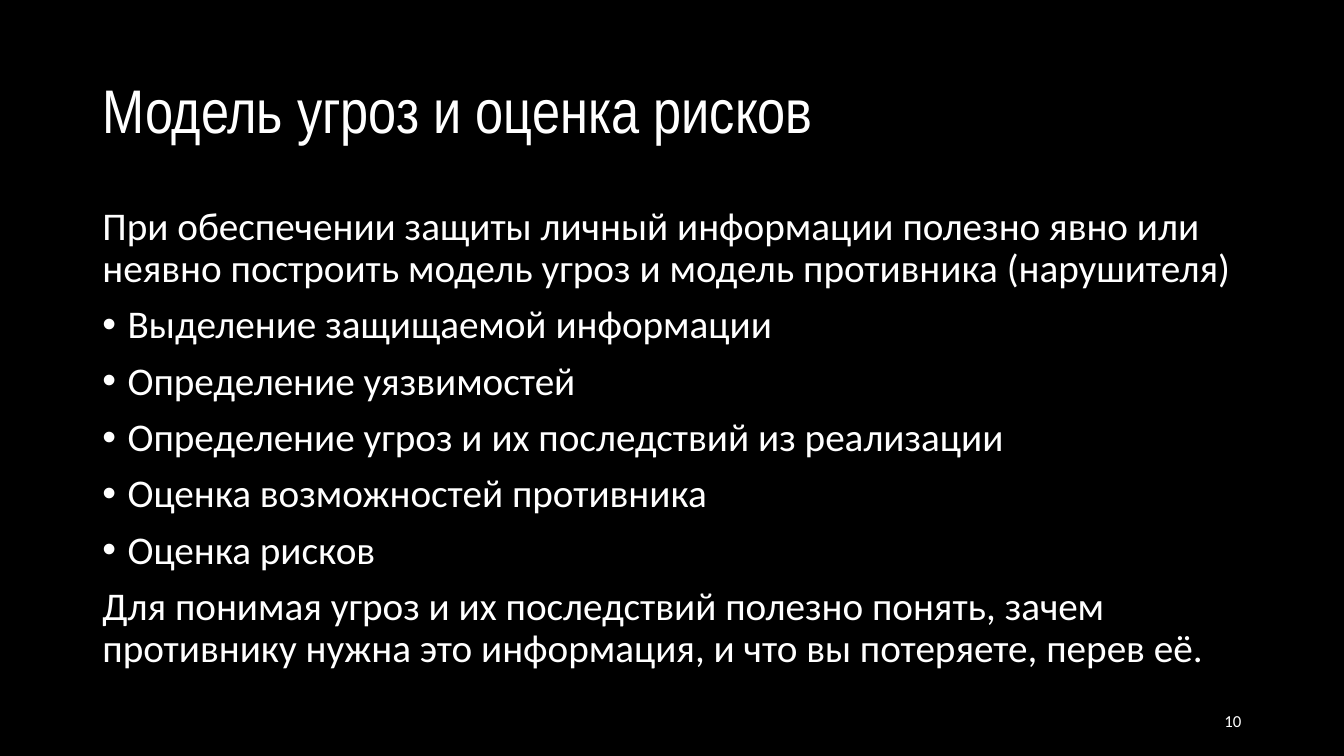
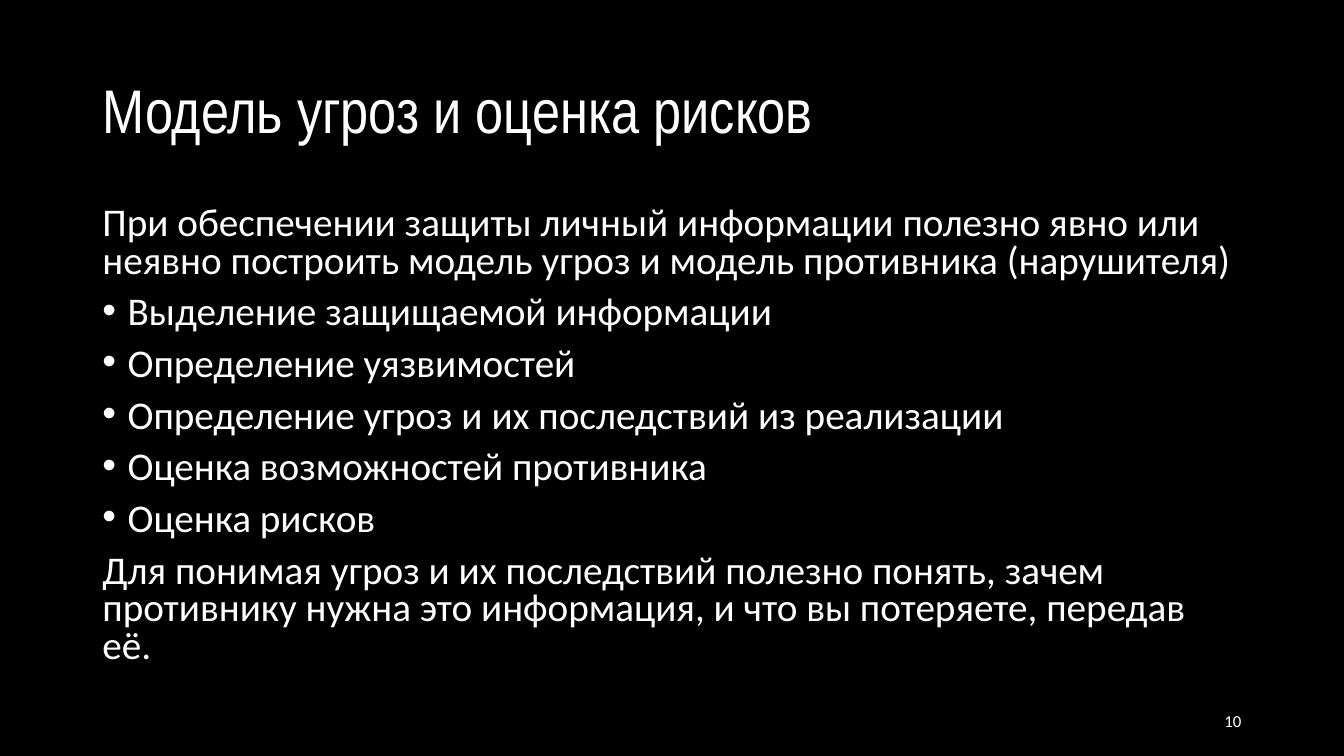
Before and after one commit to CryptoCourse/CryptoLectures, a slide deck: slide 10 of Lectures/Lecture0x1.pptx. Drawn at 1344x756 pixels with LibreOffice and Linux fonts; fonts in the diff are those of the drawing. Boxes give left, top, right and bottom in pixels: in the first picture for what was removed or moved away, otherwise in the second. Text is boxed around its words. In the diff, an @@ line names an element or a change of style, - is before the commit and + after.

```diff
--- a/Lectures/Lecture0x1.pptx
+++ b/Lectures/Lecture0x1.pptx
@@ text at (102,209,1230,539): line spacing 0.9 to 0.8 @@
@@ text at (102,557,1185,660): text changed @@
-Для понимая угроз и их последствий полезно понять, зачем противнику нужна это информация, и что вы потеряете, перев её.
+Для понимая угроз и их последствий полезно понять, зачем противнику нужна это информация, и что вы потеряете, передав её.
```
Also in this commit, not shown: 2 other slides changed.
